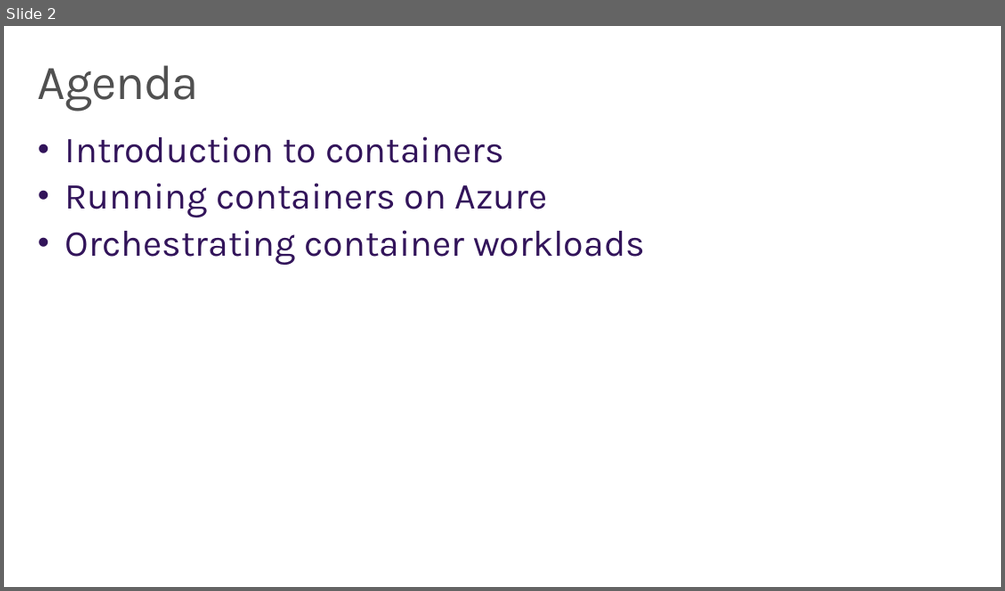
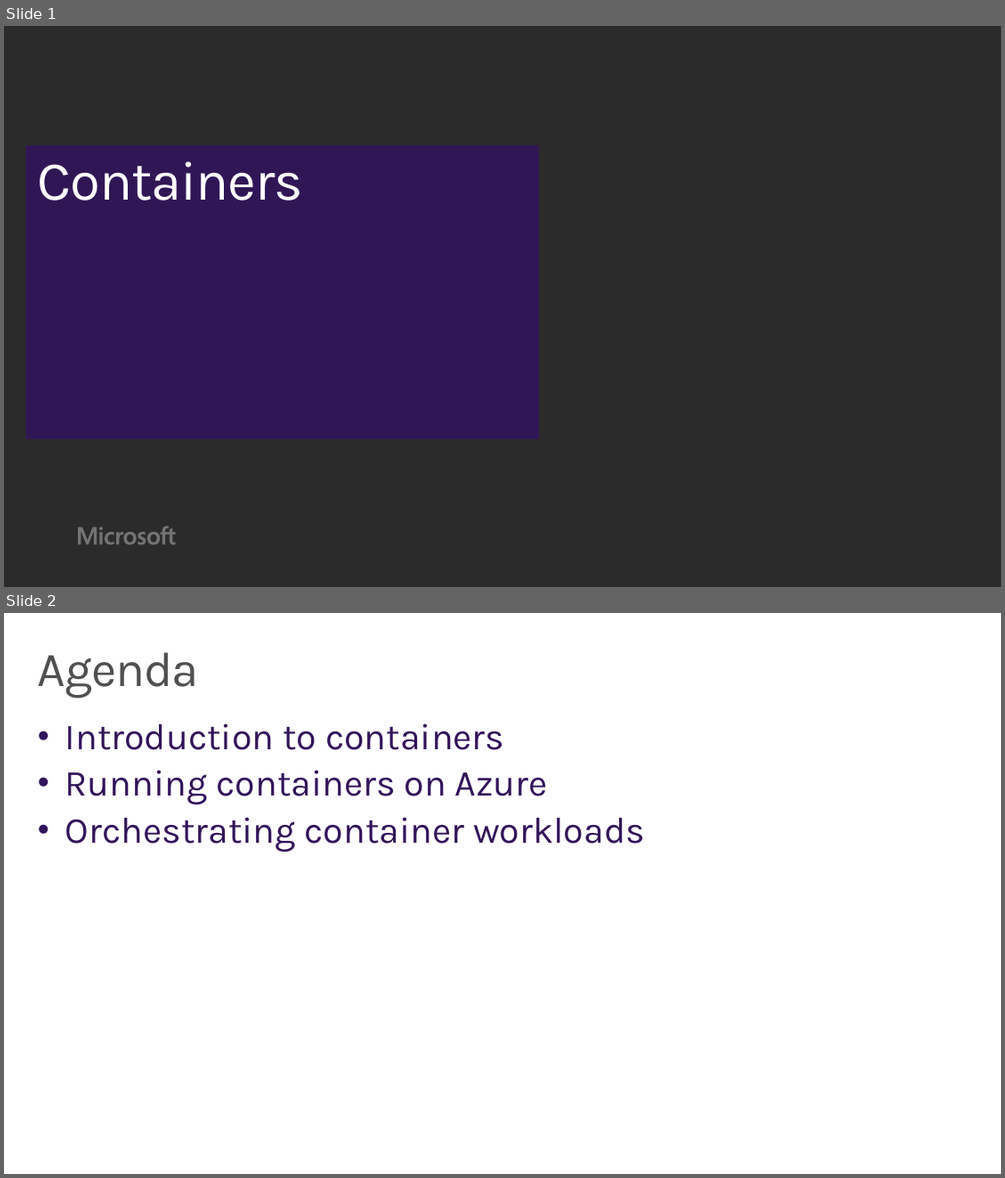
Before and after one commit to wely/DevCamp, a slide deck: Presentation/Module07-Containers.pptx. Shown one above the other, each under a label of ours: slide 2 before the commit, slides 1 and 2 after it. The pictures are 1005x591 and 1005x1178 pixels, drawn with LibreOffice and Linux fonts; fonts in the diff are those of the drawing; background and template pictures are left out; a plain dark background stands for a picture behind light text. Boxes give left, top, right and bottom in pixels: in the first picture for what was removed or moved away, otherwise in the second. Text is boxed around its words. In the diff, an @@ line names an element or a change of style, - is before the commit and + after.

```diff
--- a/Presentation/Module07-Containers.pptx
+++ b/Presentation/Module07-Containers.pptx
@@ slide 1 added at (x1=4, y1=26, x2=1001, y2=587), background picture (left out) @@
@@ rectangle added at (x1=26, y1=144, x2=539, y2=439), fill #32145A at 90% opacity @@
@@ title added at (x1=38, y1=161, x2=303, y2=200), 54 pt, text #FFFFFF @@
+Containers
@@ freeform shape added at (x1=78, y1=526, x2=176, y2=545), fill #737373 @@
```
Also in this commit, not shown: 2 slides changed, 1 other slide added, 1 slide removed, 2 other files.
